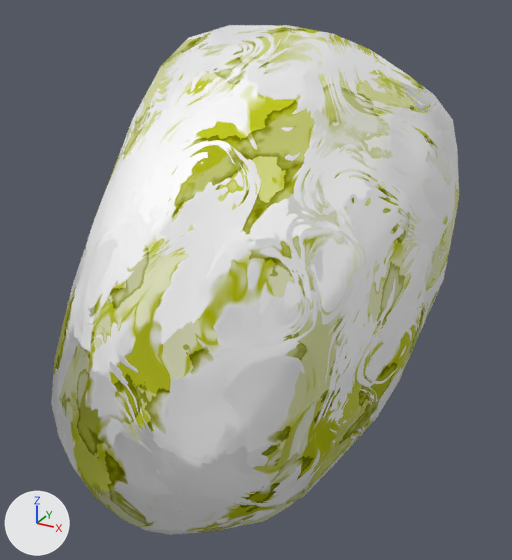
A saved change to the Blender file public/models/models.blend.
Rendered twice from a 50 mm camera at (3.61, -5.73, 3.86) aimed at (0.32, 0.24, 0.88). Every picture has the same lights, and +X, +Y and +Z are marked at lower left. The same objects are shown in both versions, whatever each file hides.

In view in the first picture: 'pebble'.
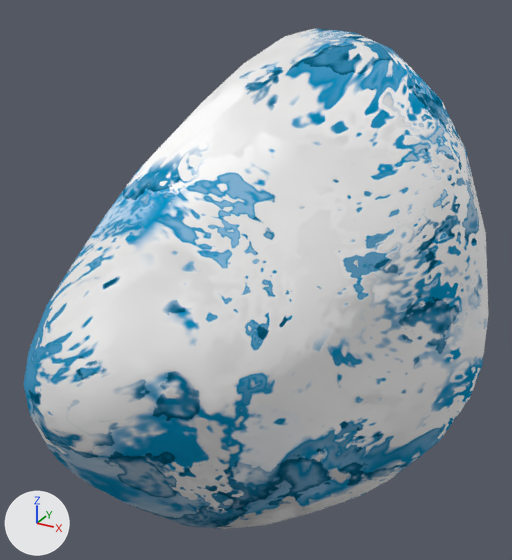
Boxes (x1, y1, x2, y2) around the edits, measured in the pictures (512 x 560 px):
'pebble', surface changed, turned
    before: (51, 25, 459, 535)
    after: (24, 28, 488, 529)

The change, as a diff of the scene's bpy script:
```diff
--- a/public/models/models.blend.py
+++ b/public/models/models.blend.py
@@ ng_nodegroup_001 @@
 ng_nodegroup_001 = bpy.data.node_groups.new('NodeGroup.001', 'ShaderNodeTree')
-# nodes: BrightContrast x4, Clamp, MapRange x4, TexCoord, TexNoise x4, TexVoronoi
+# nodes: BrightContrast x3, Clamp, MapRange x3, TexCoord, TexNoise x3, TexVoronoi
 # colours: black #000000
@@ mat_pebblepaint @@
 n11.inputs[2].default_value = 0.2  # 'Contrast'
-n12 = _N.new('ShaderNodeGroup'); n12.name = 'Group'
-n12.node_tree = ng_nodegroup_001
 n13 = _N.new('ShaderNodeMapping'); n13.name = 'Mapping'
@@ mat_pebblepaint @@
 n16 = _N.new('ShaderNodeHueSaturation'); n16.name = 'Hue Saturation Value'
-n16.inputs[0].default_value = 0.68  # 'Hue'
+n16.inputs[0].default_value = 0.08  # 'Hue'
 n17 = _N.new('ShaderNodeOutputMaterial'); n17.name = 'Material Output'
@@ mat_pebblepaint @@
 n21 = _N.new('ShaderNodeBrightContrast'); n21.name = 'Bright/Contrast.001'
+n12 = _N.new('ShaderNodeGroup'); n12.name = 'Group'
+n12.node_tree = ng_nodegroup_001
 _L.new(n19.outputs[0], n17.inputs[0])  # 'BSDF' to 'Surface'
@@ ob_pebble @@
 ob_pebble.location = (0.0, 0.0, 0.0)
+ob_pebble.rotation_euler = (0.0, 0.0, -0.772)  # degrees (0, 0, -44)
```
